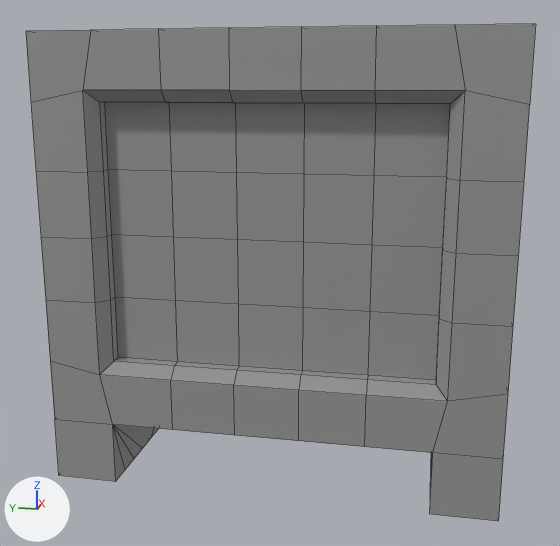
The Blender file blenderFiles/KaappiTelevisio.blend: old version first, new version second.
Rendered twice from a 50 mm lens placed at (-3.46, -0.67, 1.8), pointed at (-0.02, 0.02, 0.94). The lights are fixed; the arrows at lower left show +X, +Y and +Z. Mesh edges are drawn as thin lines.

Names of what the first picture shows: 'televisio'.
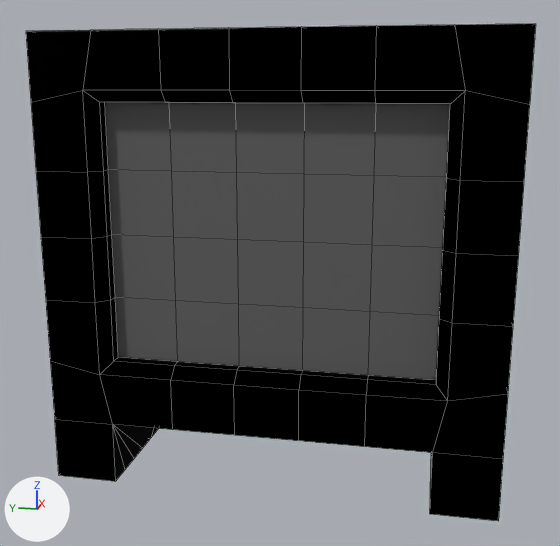
Pixel boxes [x1, y1, x2, y2] of what changed, in the pictures (560 x 546 px):
'televisio', surface changed (grey to black): [26, 24, 536, 521] in both

Patch to the scene script:
```diff
--- a/blenderFiles/KaappiTelevisio.blend.py
+++ b/blenderFiles/KaappiTelevisio.blend.py
@@ img_televisio @@
+img_televisio = load_image('televisio', '_unpacked/televisio', 2048, 2048, 'sRGB')
@@ mat_material_001 @@
 mat_material_001 = principled_material('Material.001')
-mat_material_001.base_color = (0.5, 0.5, 0.5)  # grey #bcbcbc
+mat_material_001.texture = img_televisio
 mat_material_001.metallic = 1.0
```
